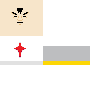
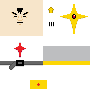
Layers edited between the first and the second 90x90 image:
added layer "shieldfront_knight.PNG" above "helmslits_knight.PNG" over [60,4,88,34]
added layer "helmslits_knight.PNG" above "helmdeco_knight.PNG" over [49,22,54,27]
added layer "helmdeco_knight.PNG" above "crossguard_knight.PNG" over [48,7,54,13]
added layer "crossguard_knight.PNG" above "belt_knight.PNG" over [36,82,41,87]
added layer "belt_knight.PNG" above "Layer" over [0,60,43,70]
painted on "Layer" over [30,80,47,89]
